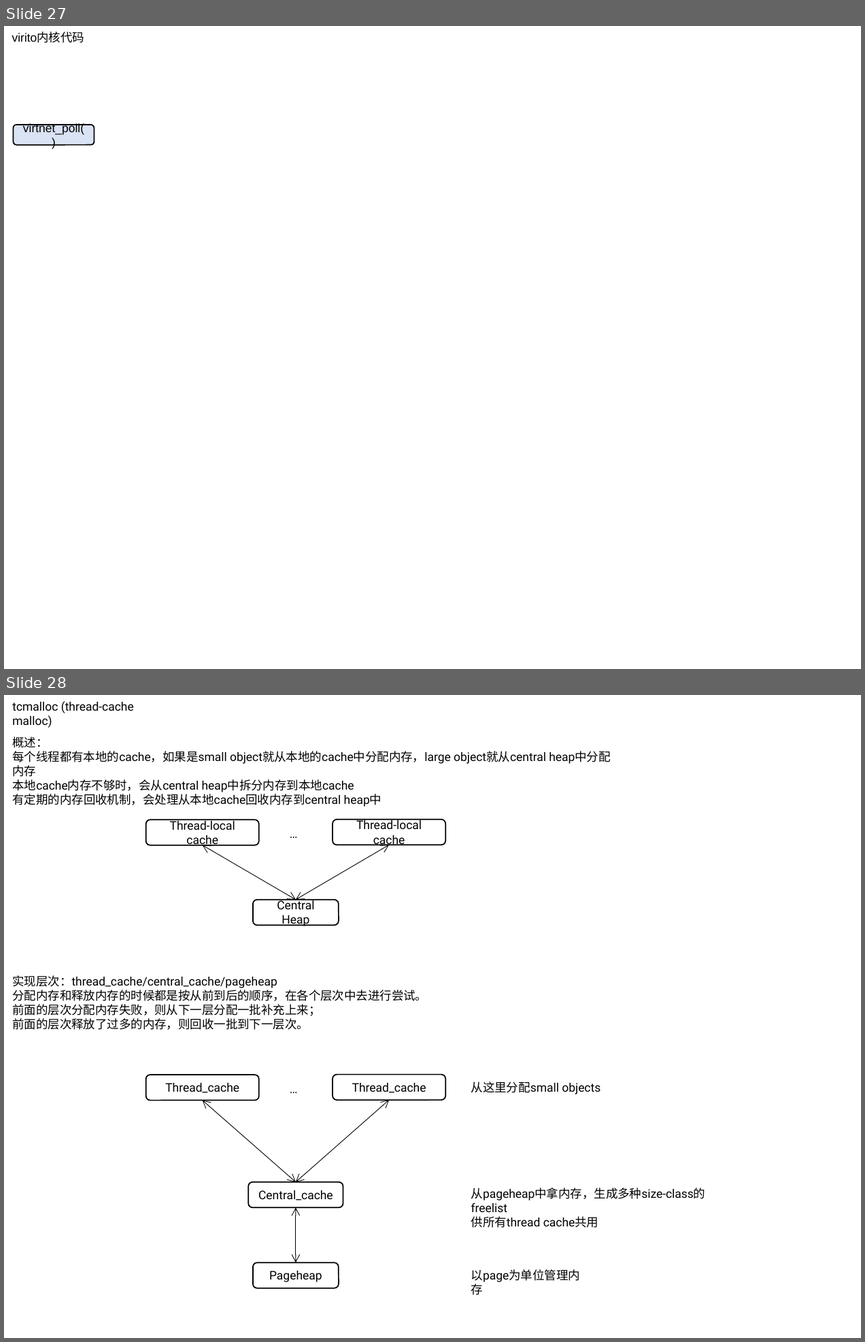
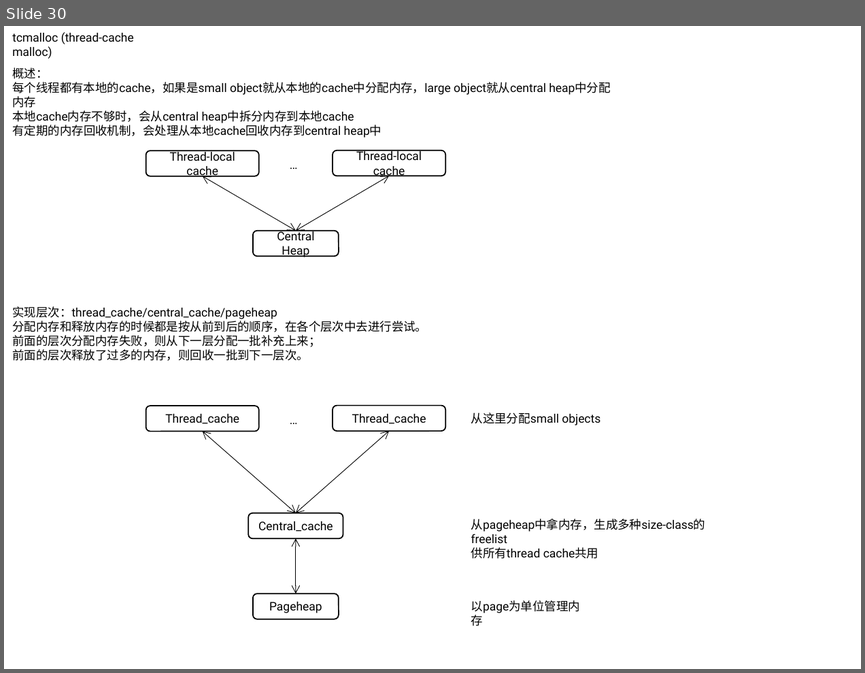
Before and after one commit to movetobe/xxx, a slide deck: xxx.pptx. Shown one above the other, each under a label of ours: slides 27 and 28 before the commit, slide 30 after it. The pictures are 865x1342 and 865x673 pixels, drawn with LibreOffice and Linux fonts; fonts in the diff are those of the drawing. Boxes give left, top, right and bottom in pixels: in the first picture for what was removed or moved away, otherwise in the second. Text is boxed around its words. In the diff, an @@ line names an element or a change of style, - is before the commit and + after.

```diff
--- a/xxx.pptx
+++ b/xxx.pptx
@@ slide 27 removed at (x1=4, y1=26, x2=861, y2=669), background #FFFFFF @@
@@ text removed at (x1=12, y1=33, x2=85, y2=43) @@
-virito内核代码
@@ rounded rectangle removed at (x1=14, y1=125, x2=94, y2=145) @@
-virtnet_poll()
@@ what was slide 28 is now slide 30 @@
```
Also in this commit, not shown: 6 slides changed, 11 slides added, 2 other slides removed, 19 other files.
